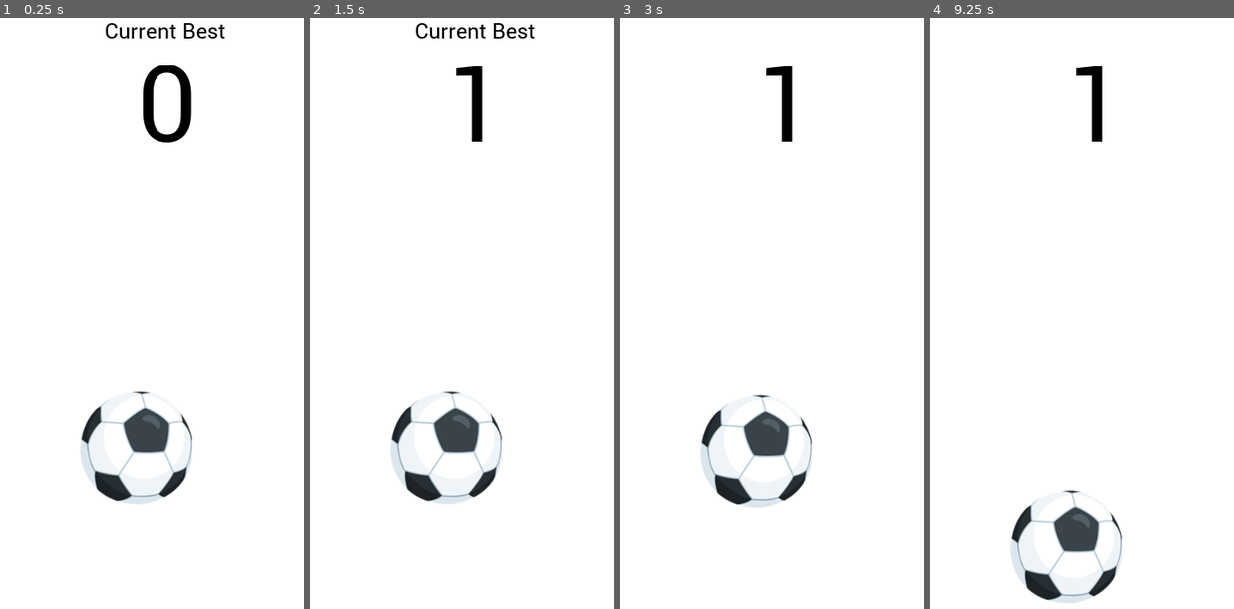
Above: before the commit, frames 1-4 (left to right).
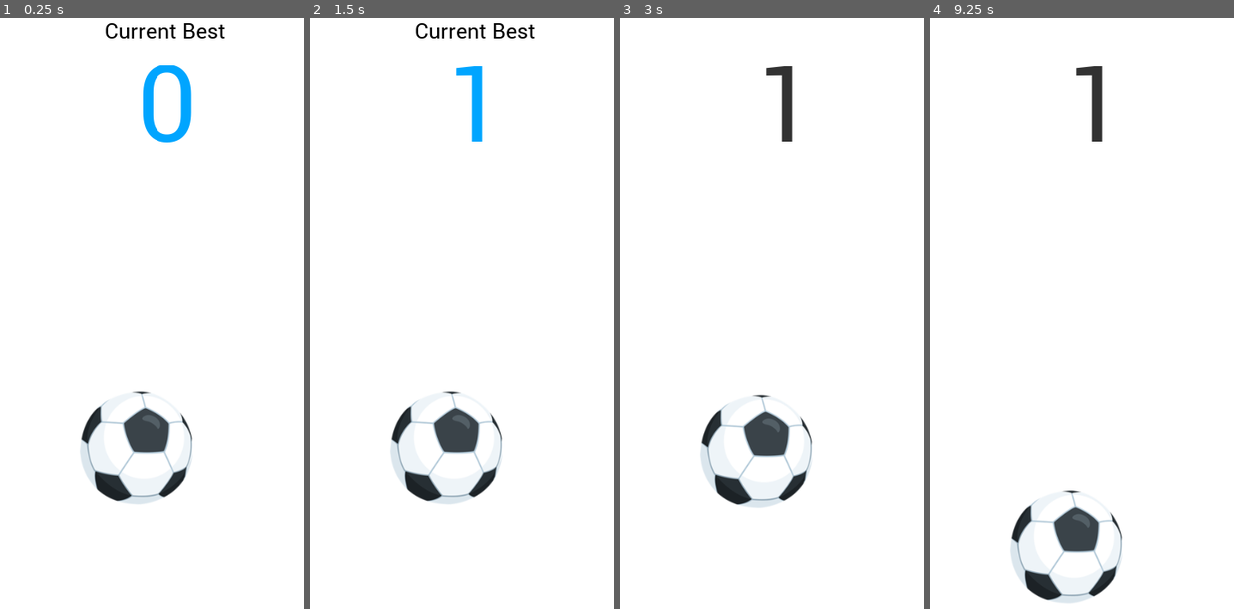
Above: after the commit, the same moments.

Repository: abdelhaksam/godot-facebook_soccer
Game: Godot game, scene res://Scene.tscn
The game is run twice, just before and just after one commit, with the same random seed, the same clock (stepped at 60 frames per second) and the same inputs.
Inputs (mouse positions are in pixels of both pictures, inside the frame that each line leads up to):
- Up to frame 1 (0.25 s): no input
- Up to frame 2 (1.5 s): tap Enter at 0.5 s; move the mouse to (446, 449) at 0.52 s; click (446, 449) at 0.67 s; move the mouse to (401, 313) at 1.27 s; click (401, 313) at 1.42 s
- Up to frame 3 (3 s): tap Space at 2 s; move the mouse to (826, 124) at 2.02 s; click (826, 124) at 2.17 s; tap Enter at 2.75 s; move the mouse to (768, 413) at 2.77 s; click (768, 413) at 2.92 s
- Up to frame 4 (9.25 s): move the mouse to (1215, 378) at 3.52 s; click (1215, 378) at 3.67 s; tap Space at 4.25, 5.75 s; move the mouse to (984, 171) at 4.27 s; click (984, 171) at 4.42 s; tap Enter at 5 s; move the mouse to (1118, 278) at 5.02 s; click (1118, 278) at 5.17 s; move the mouse to (1042, 106) at 5.77 s; click (1042, 106) at 5.92 s; move the mouse to (1185, 242) at 6.52 s; click (1185, 242) at 6.67 s; move the mouse to (1021, 313) at 7.27 s; click (1021, 313) at 7.42 s; move the mouse to (1136, 124) at 8.02 s; click (1136, 124) at 8.17 s; move the mouse to (1078, 413) at 8.77 s; click (1078, 413) at 8.92 s

The runs differ from the first frame. In frame 1, 1.0% of the frame differs, in the area x 46-63%, y 7-22%; in frame 2, 0.5%; in frame 3, 0.5%; in frame 4, 0.5%.

Commit message:
added colors to scores

Diff:
--- a/ball.gd
+++ b/ball.gd
@@ -1,11 +1,17 @@
 extends RigidBody2D
 
+# Constants
 onready var SPEED = 70 * self.gravity_scale
 onready var BALL_SIZE = get_node("BallCollisionShape/BallImage").texture.get_size()
 onready var WINDOW_SIZE = OS.get_window_size()
 
+#Variables
 onready var score = 0
 onready var highScore = 0
+
+#Nodes
+onready var ScoreLabel = get_node('../ScoreLabel')
+onready var ScoreDisplay = get_node('../Score')
 
 # Called when the node enters the scene tree for the first time.
 func _ready():
@@ -20,7 +26,8 @@
 		print(event)
 		if self.mode != RigidBody2D.MODE_RIGID: #If the game hasn't started, start it
 			self.mode = RigidBody2D.MODE_RIGID
-			get_node('../ScoreLabel').hide()
+			ScoreLabel.hide()
+			ScoreDisplay.add_color_override("font_color", Color('#333'))
 		bounceOnTouch(self, event)
 
 
@@ -33,17 +40,16 @@
 
 func updateScore():
 	score += 1
-	get_node('../Score').set_text(str(score))
+	ScoreDisplay.set_text(str(score))
 
 func initGame():
 	initBallPosition()
 	if score > highScore:
 		highScore = score
-	get_node('../Score').set_text(str(highScore))
-	get_node('../ScoreLabel').show()
+	ScoreDisplay.set_text(str(highScore))
+	ScoreDisplay.add_color_override("font_color", Color('#00a6ff'))
+	ScoreLabel.show()
 	score = 0
-
-
 
 
 func initBallPosition():
Not shown: 3 places in Scene.tscn that only renumber resources
